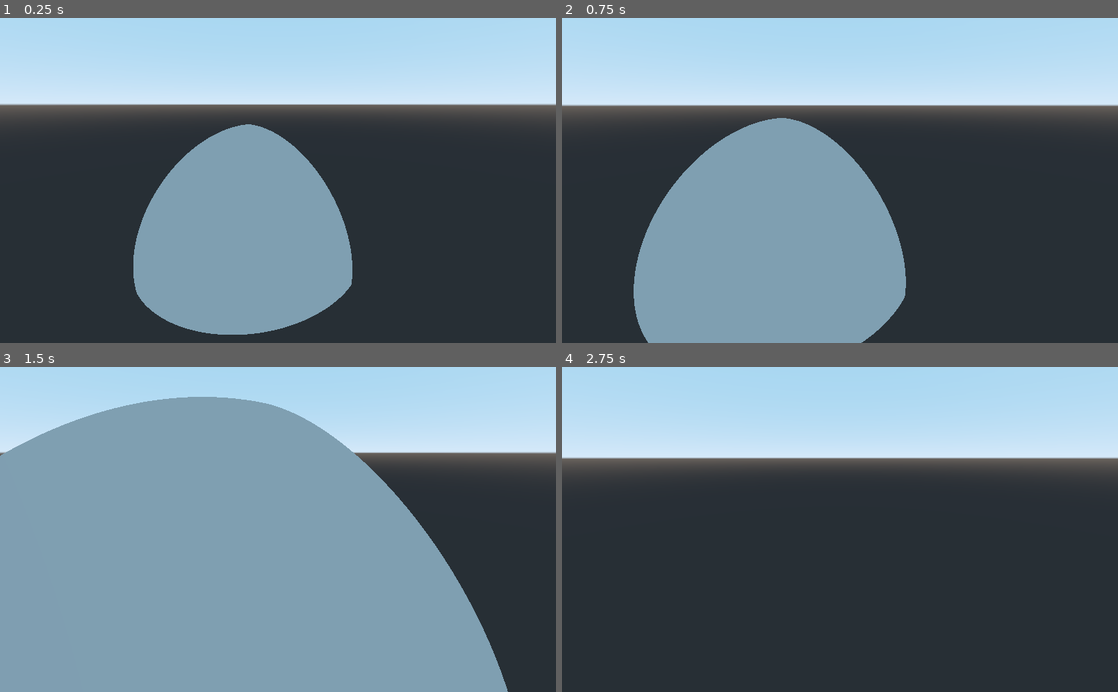
Above: before the commit, frames 1-4 (two rows, left to right).
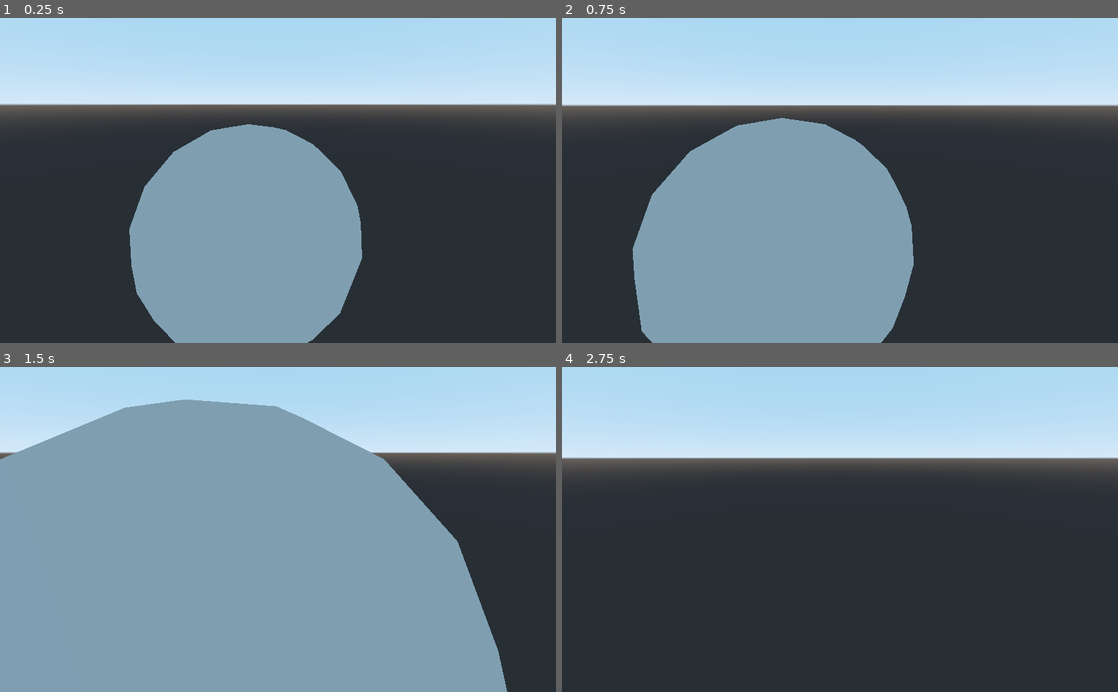
Above: after the commit, the same moments.

Repository: FrancoDoce12/GodotPlanetGame
Game: Godot game, scene res://Test.tscn
Same seed, same stepped clock (60 frames per second), same inputs: the game is played once before the commit and once after it.
Inputs (mouse positions are in pixels of both pictures, inside the frame that each line leads up to):
- Up to frame 1 (0.25 s): no input
- Up to frame 2 (0.75 s): tap Enter at 0.5 s; move the mouse to (867, 180) at 0.52 s; hold W (move_forward) from 0.53 s (still down)
- Up to frame 3 (1.5 s): keep holding W (move_forward); move the mouse to (250, 529) at 1.27 s
- Up to frame 4 (2.75 s): keep holding W (move_forward); move the mouse to (851, 523) at 2.02 s

The runs differ from the first frame. In frame 1, 3.7% of the frame differs, in the area x 23-66%, y 32-100%; in frame 2, 2.7%; in frame 3, 2.7%; in frame 4, nothing differs.

Commit message:
sphere complete!!

Diff:
--- a/src/generation/utils.gd
+++ b/src/generation/utils.gd
@@ -1,6 +1,6 @@
 
 func test():
-	return generateQuarterSphereMesh(5,60)
+	return generateQuarterSphereMesh(5,5)
 
 
 func manangeTriangle(previusIndexes:Array,indexArray:Array,reverseStep:bool):
@@ -18,6 +18,84 @@
 			indexArray.append(secondLastPoint)
 			indexArray.append(thirdLastPoint)
 
+func multiplyPointsArray(multiplierVector:Vector3, multiplicandArray:Array):
+	var newArray = []
+	for i in range(multiplicandArray.size()):
+		var vector = multiplicandArray[i]
+		var newVector = multiplierVector * vector
+		newArray.append(newVector)
+	return newArray
+
+func transformPointsArray(multiplicandArray:Array):
+	var newArray = []
+	for i in range(multiplicandArray.size()):
+		var vector = multiplicandArray[i]
+		var newX = vector.z * -1
+		var newZ = vector.x
+		var newVector = Vector3(newX, vector.y, newZ)
+		newArray.append(newVector)
+	return newArray
+
+func changeOrderOfTriangle(indexArray:Array):
+	var transformedIndexes = []
+	for index in range(0, indexArray.size(),3):
+		var firstIndex = indexArray[index]
+		var secondIndex = indexArray[index+1]
+		var thirdIndex = indexArray[index+2]
+
+		transformedIndexes.append(thirdIndex)
+		transformedIndexes.append(secondIndex)
+		transformedIndexes.append(firstIndex)
+	return transformedIndexes
+
+func sumIndexesSomeValue(indexesArray:Array, value:int):
+	var newIndexes = []
+	for i in range(indexesArray.size()):
+		var index = indexesArray[i]
+		newIndexes.append(index + value)
+	return newIndexes
+
+func reverse_array(arr):
+	var reversed = []
+	for i in range(arr.size() - 1, -1, -1):
+		reversed.append(arr[i])
+	return reversed
+
+func getTrianglesConected(indexArrA:Array, indexArrB:Array):
+	if (indexArrA.size() != indexArrB.size()):
+		# shuld be imposible
+		print_stack()
+	var indexArr = []
+	var lastIndexes = []
+	for i in range(indexArrA.size()):
+
+		var pointA = indexArrA[i]
+		var pointB = indexArrB[i]
+
+		lastIndexes.append(pointA)
+		manangeTriangle(lastIndexes,indexArr,true)
+
+		lastIndexes.append(pointB)
+		manangeTriangle(lastIndexes,indexArr,false)
+	return indexArr
+
+func conectRingToPole(RingIndexes:Array,PoleIndex:int, reverse:bool):
+	var indexArr = []
+	var lastIndexes = []
+	var pointB = PoleIndex
+	for i in range(RingIndexes.size()):
+		var pointA = RingIndexes[i]
+		var nextPointA
+		if (i+1 >= RingIndexes.size()):
+			nextPointA = RingIndexes[0]
+		else:
+			nextPointA = RingIndexes[i+1]
+		lastIndexes.append(pointA)
+		lastIndexes.append(pointB)
+		lastIndexes.append(nextPointA)
+		manangeTriangle(lastIndexes,indexArr,reverse)
+	return indexArr
+
 
 
 func generateQuarterSphereMesh(radius:int,detail:int):
@@ -28,14 +106,13 @@
 	#--------------------------------------------------------------------------
 
 
-
 	var totalDegrees = 90
 	var degreeSteps = float(totalDegrees) / detail
 
 	# var points = []
 	var ringsDetailsArray = []
 	var firstRingPoints
-	var notMiddlePoints = []
+	var generalPointsXYZ = []
 	for ringY in range(detail):
 		var ringsPoints = []
 
@@ -45,8 +122,8 @@
 
 		var ringDetail = round(cos(deg2rad(totalDegreesForY)) * detail)
 		var degreeStepsNew = float(totalDegrees)/ringDetail
-		ringsDetailsArray.append(ringDetail+1)
-		for i in range(ringDetail+1):
+		ringsDetailsArray.append(ringDetail)
+		for i in range(ringDetail):
 			var totalDegreesIn = degreeStepsNew * i
 			var x = ringDiameter * cos(deg2rad((totalDegreesIn)))
 			var z = ringDiameter * sin(deg2rad((totalDegreesIn)))
@@ -56,7 +133,7 @@
 		if (ringY == 0):
 			firstRingPoints = ringsPoints
 		else:
-			notMiddlePoints.append_array(ringsPoints)
+			generalPointsXYZ.append_array(ringsPoints)
 
 
 
@@ -146,42 +223,168 @@
 
 		indexesArray.append_array(ringIndexesArray)
 
+
+
+
+
+	# creating the points of the sphere
+
+	var generalPointsX_YZ = multiplyPointsArray(Vector3(1,-1,1),generalPointsXYZ)
+
+	var quarterSpherePoints = firstRingPoints  +  generalPointsXYZ + generalPointsX_YZ
+	var halfSpherePoints = quarterSpherePoints + transformPointsArray(quarterSpherePoints)
+	var comleteSpherePoints = halfSpherePoints + multiplyPointsArray(Vector3(-1,1,-1),halfSpherePoints)
+	# adding the poles points
+	comleteSpherePoints = comleteSpherePoints + [Vector3(0,-radius,0),Vector3(0,radius,0)]
+
+	# indexesArray = firstRingPoints + generalPointsXYZ indexes....
+
+	# ----------------------- getting the indexes for the quarterSpherePoints -----------------------
+	# first we gonna conect the generalPoints-y with the first ring points and the genereal points between them
+
+
+
+	var generalIndexesX_YZ = []
+	for i in range(indexesArray.size()):
+		var index =  indexesArray[i]
+		# if the index is from the midle ring, whe conect it
+		if (index < ringsDetailsArray[0]):
+			generalIndexesX_YZ.append(index)
+		else:
+			generalIndexesX_YZ.append(index + generalPointsXYZ.size())
+
+	# reverse the triangles
+	generalIndexesX_YZ = changeOrderOfTriangle(generalIndexesX_YZ)
+
+
+
+	var quarterSphereIndexes = indexesArray + generalIndexesX_YZ
+	var halfSphereIndexes = quarterSphereIndexes + sumIndexesSomeValue(quarterSphereIndexes, quarterSpherePoints.size())
+	var completeSphereIndexes = halfSphereIndexes + sumIndexesSomeValue(halfSphereIndexes, quarterSpherePoints.size()*2)
+
+
 	#----------------------------------------------------------------
 	#-------------- Initialising the conection points  --------------
 	#----------------------------------------------------------------
 
 
-	# the button ring is the first int(ringsDetailsArray[0]) of the points Array
-	var buttonRingIndexes = []
-	for pointIndex in range(ringsDetailsArray[0]):
-		buttonRingIndexes.append(pointIndex)
+	# the vertical line are the first points of each ring, meaking a perfect line with all points the same z value, z=0
+	var verticalLineIndexesXYZ = []
+	# this is the line (the not stringt end of the quarter) that have to conect with the the vertical line (that it is a straigt line)
+	var conectionLineIndexesXYZ = []
+	var verticalLineIndexesCount = 0
+	for detailInRing in range(ringsDetailsArray.size()):
+		verticalLineIndexesXYZ.append(verticalLineIndexesCount)
+		verticalLineIndexesCount = verticalLineIndexesCount + ringsDetailsArray[detailInRing]
+		conectionLineIndexesXYZ.append(verticalLineIndexesCount-1)
+
+
+
+
+	#----------------------------------------------------------------
+	#---------------- Conecting Parts of the Sphere  ----------------
+	#----------------------------------------------------------------
+
+	# do the same thing to both conection parts
+	var verticalLineIndexesX_YZ = sumIndexesSomeValue(verticalLineIndexesXYZ, generalPointsXYZ.size())
+	var conectionLineIndexesX_YZ = sumIndexesSomeValue(conectionLineIndexesXYZ, generalPointsXYZ.size())
+	# delete the middle ring index of the array
+	verticalLineIndexesX_YZ.pop_front()
+	conectionLineIndexesX_YZ.pop_front()
+	# invert eh order so it starts fom the buttom of the sphere
+	verticalLineIndexesX_YZ.invert()
+	conectionLineIndexesX_YZ.invert()
+
+
+	var concectionLineIndexesQuarterSphere_0 = conectionLineIndexesX_YZ + conectionLineIndexesXYZ
+	var concectionLineIndexesQuarterSphere_1 = sumIndexesSomeValue(concectionLineIndexesQuarterSphere_0, quarterSpherePoints.size())
+	var concectionLineIndexesQuarterSphere_2 = sumIndexesSomeValue(concectionLineIndexesQuarterSphere_1, quarterSpherePoints.size())
+	var concectionLineIndexesQuarterSphere_3 = sumIndexesSomeValue(concectionLineIndexesQuarterSphere_2, quarterSpherePoints.size())
+
+	var verticalLineIndexesQuarterSphere_0 = verticalLineIndexesX_YZ + verticalLineIndexesXYZ
+	var verticalLineIndexesQuarterSphere_1 = sumIndexesSomeValue(verticalLineIndexesQuarterSphere_0, quarterSpherePoints.size())
+	var verticalLineIndexesQuarterSphere_2 = sumIndexesSomeValue(verticalLineIndexesQuarterSphere_1, quarterSpherePoints.size())
+	var verticalLineIndexesQuarterSphere_3 = sumIndexesSomeValue(verticalLineIndexesQuarterSphere_2, quarterSpherePoints.size())
+
+
+	var conectionOne  = getTrianglesConected(concectionLineIndexesQuarterSphere_0,verticalLineIndexesQuarterSphere_1 )
+	var conectionTwo  = getTrianglesConected(concectionLineIndexesQuarterSphere_1,verticalLineIndexesQuarterSphere_2 )
+	var conectionThre = getTrianglesConected(concectionLineIndexesQuarterSphere_2,verticalLineIndexesQuarterSphere_3 )
+	var conectionFour = getTrianglesConected(concectionLineIndexesQuarterSphere_3,verticalLineIndexesQuarterSphere_0 )
+
+
+	var conectionPoints = conectionOne + conectionTwo + conectionThre + conectionFour
+
+	#----------------------------------------------------------------
+	#----------- Initialising the poles conection rings  ------------
+	#----------------------------------------------------------------
+
+	# ---------------- Basic quarter of +y indexes ----------------
 
 	# the top ring is the last int(ringsDetailsArray.back()) of the points Array
-	var topRingIndexes = []
+	var topRingIndexesOne = []
 	for pointIndex in range(ringsDetailsArray.back()):
-		topRingIndexes.push_front(firstRingPoints.size() + notMiddlePoints.size() - pointIndex-1)
-
-	# the vertical line are the first points of each ring, meaking a perfect line with all points the same z value, z=0
-	# var verticalLineIndexes = []
-	# var verticalLineIndexesCount = 0
-	# for detailInRing in range(ringsDetailsArray):
-	# 	verticalLineIndexes.append(verticalLineIndexesCount)
-	# 	verticalLineIndexesCount = verticalLineIndexesCount + ringsDetailsArray[detailInRing]
-
-	var points = firstRingPoints + notMiddlePoints
+		topRingIndexesOne.push_front(firstRingPoints.size() + generalPointsXYZ.size() - pointIndex-1)
+
+	# ---------------- Basic quarter of -y indexes ----------------
+	var buttonRingIndexesOne = sumIndexesSomeValue(topRingIndexesOne,generalPointsXYZ.size())
+
+
+	# ----------------- creating the rings indexes -----------------
+
+	var topRingIndexesTwo = sumIndexesSomeValue(topRingIndexesOne,quarterSpherePoints.size())
+	var topRingIndexesThree = sumIndexesSomeValue(topRingIndexesTwo,quarterSpherePoints.size())
+	var topRingIndexesFour = sumIndexesSomeValue(topRingIndexesThree,quarterSpherePoints.size())
+
+	var topRingIndexes = topRingIndexesOne + topRingIndexesTwo + topRingIndexesThree + topRingIndexesFour
+
+	var buttonRingIndexesTwo = sumIndexesSomeValue(buttonRingIndexesOne,quarterSpherePoints.size())
+	var buttonRingIndexesThree = sumIndexesSomeValue(buttonRingIndexesTwo,quarterSpherePoints.size())
+	var buttonRingIndexesFour = sumIndexesSomeValue(buttonRingIndexesThree,quarterSpherePoints.size())
+
+	var buttonRingIndexes = buttonRingIndexesOne + buttonRingIndexesTwo + buttonRingIndexesThree + buttonRingIndexesFour
+
+	#---------------------------------------------------------------
+	#------------ Connecting the poles conection rings  ------------
+	#---------------------------------------------------------------
+
+	var topPoleIndex = comleteSpherePoints.size()-1
+	var buttonPoleIndex = comleteSpherePoints.size()-2
+
+
+	var topPoleIndexes = conectRingToPole(topRingIndexes,topPoleIndex,false)
+	var buttonPoleIndexes = conectRingToPole(buttonRingIndexes,buttonPoleIndex,true)
+
+
+
+
+
+
+	var points = comleteSpherePoints
+	var indexes = completeSphereIndexes + conectionPoints + topPoleIndexes + buttonPoleIndexes
 
 
 	print(ringsDetailsArray)
+	print(indexesArray)
+	print("\n")
+	print("POINTS")
 	print(points)
-	print(indexesArray)
-
-
-
-
-
-
-
-	return createMeshInstance(points,indexesArray)
+	print("\n")
+	print(quarterSphereIndexes)
+
+
+
+
+
+
+
+
+
+
+
+
+
+	return createMeshInstance(points,indexes)
 
 
 	# print(points)
